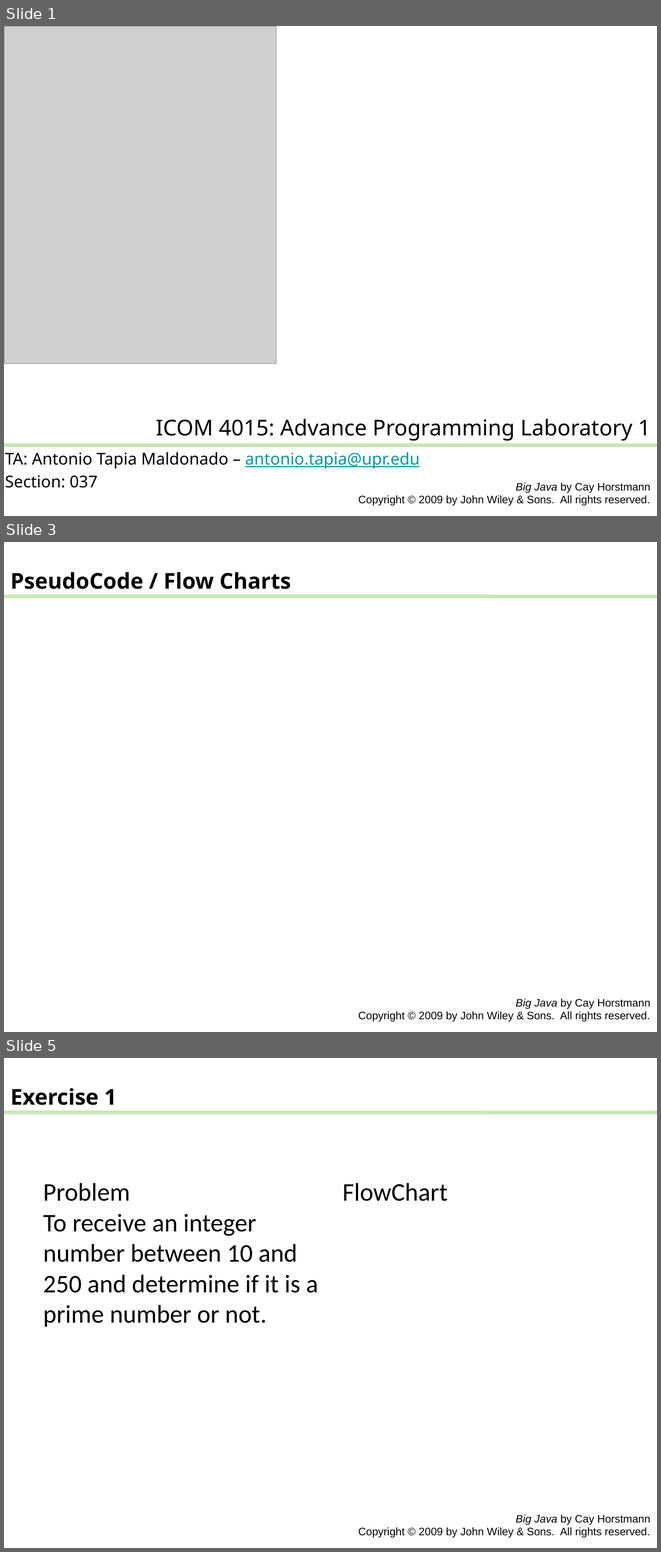
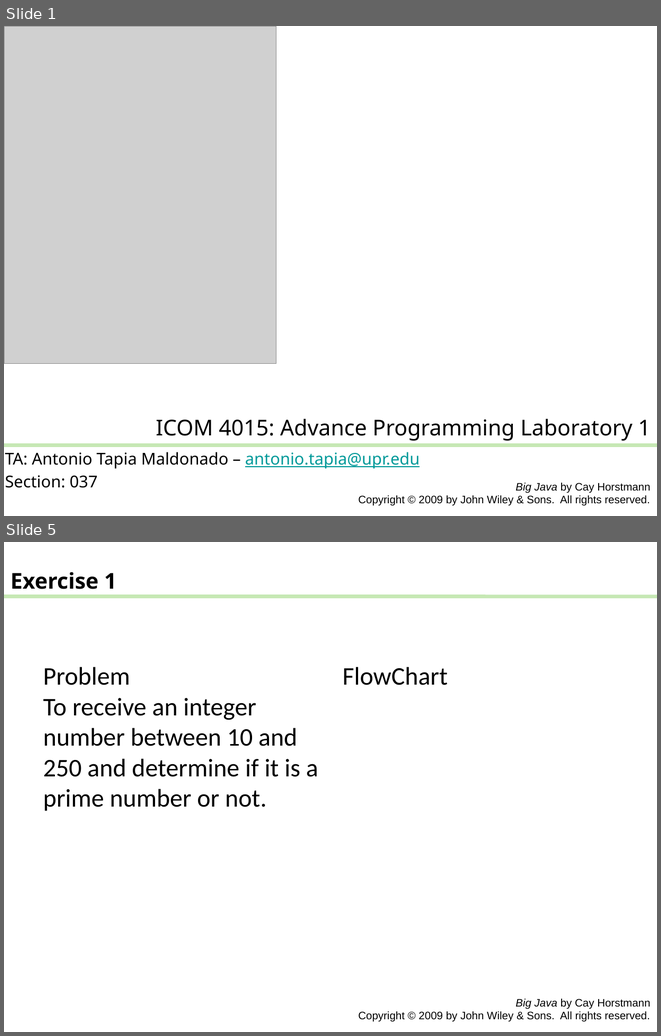
Before and after one commit to Apo45ty/ICOM4015LABS, a slide deck: Laboratory_01/presentation.pptx. Shown one above the other, each under a label of ours: slides 1, 3 and 5 before the commit, slides 1 and 5 after it; the slides between them are not shown. The pictures are 661x1552 and 661x1036 pixels, drawn with LibreOffice and Linux fonts; fonts in the diff are those of the drawing; grey boxes stand for pictures. Boxes give left, top, right and bottom in pixels: in the first picture for what was removed or moved away, otherwise in the second. Text is boxed around its words. In the diff, an @@ line names an element or a change of style, - is before the commit and + after.

```diff
--- a/Laboratory_01/presentation.pptx
+++ b/Laboratory_01/presentation.pptx
@@ slide 3 removed at (4,542,657,1032), background #FFFFFF; not listed: 2 template elements that a slide beside it also shows @@
@@ text removed at (10,572,291,589) @@
-PseudoCode / Flow Charts
```
Also in this commit, not shown: 1 slide changed, 5 slides added, 3 other slides removed.
